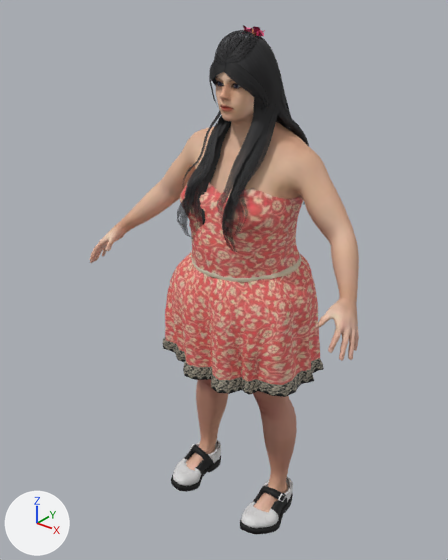
A saved change to the glTF model web/public/models/npc/npc_lace_ruffle.glb.
The view is the same before and after, from a 50 mm lens placed at (1.113, -1.535, 1.764), pointed at (-0.058, -0.072, 0.857). The axes (+X, +Y, +Z) are drawn at lower left. The lights are the same throughout. The older version comes first.

Script lines for the objects in view, before the commit:
```python
ob_human = bpy.data.objects.new('Human', me_base)
ob_human.location = (0.0, 0.0, 0.0)
ob_human_elvs_island_princess_hair = bpy.data.objects.new('Human.elvs_island_princess_hair', me_elvs_island_princess1)
ob_human_elvs_island_princess_hair.location = (0.0, 0.0, 0.0)
ob_human_toigo_bodice_dress_with_lace_ruffle_skirt = bpy.data.objects.new('Human.toigo_bodice_dress_with_lace_ruffle_skirt', me_dress_bodice_ruffle_skirt)
ob_human_toigo_bodice_dress_with_lace_ruffle_skirt.location = (0.0, 0.0, 0.0)
# also in view: 'Human.callharvey3d_harvey_saddleshoes1' at (0.0, -0.108, 0.025)
```
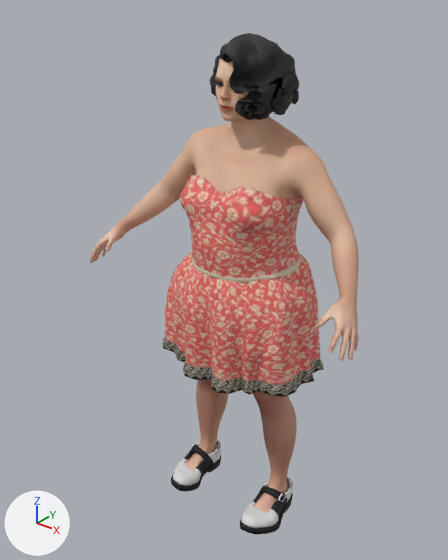
The change in detail:
Picture 'black' (img_black) is new.
Material 'Human.elvs_wavy_bob' (mat_human_elvs_wavy_bob) is new.
Its texture is img_black (with its transparency).
Its roughness is 0.7.
Mesh me_elvscurly_bob1 is new.
It has 1167 vertices, 2142 faces and spans x -0.134..0.149, y -0.167..0.094, z 1.4..1.628.
It uses material mat_human_elvs_wavy_bob (picture img_black).
Object 'Human.elvs_island_princess_hair' (ob_human_elvs_island_princess_hair) is deleted.
Object 'Human.elvs_wavy_bob' (ob_human_elvs_wavy_bob) is new; it shows me_elvscurly_bob1.
Its location is (0.0, 0.0, 0.0).

Pixel boxes (x1, y1, x2, y2) of what changed, in the pictures (448 x 560 px):
'Human.elvs_island_princess_hair', deleted: before (177, 25, 309, 252)
'Human.elvs_wavy_bob', added: after (209, 33, 299, 120)
